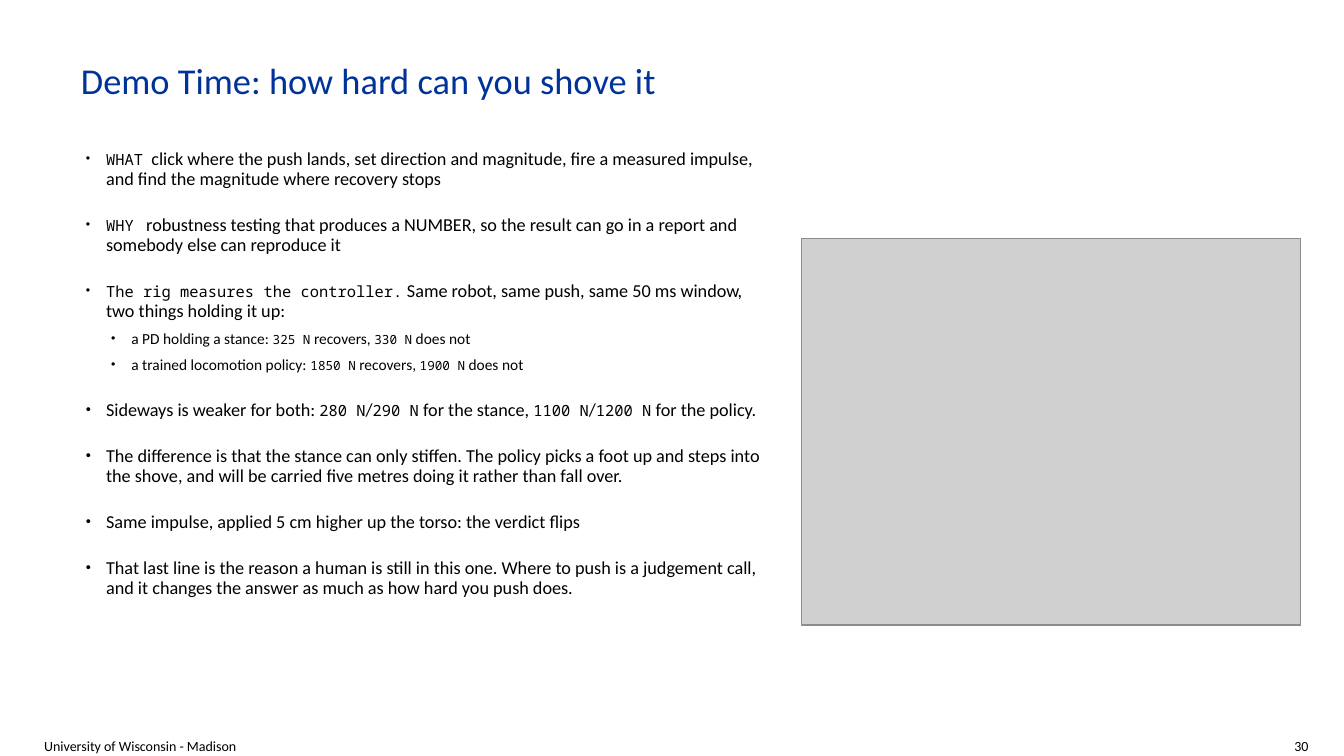
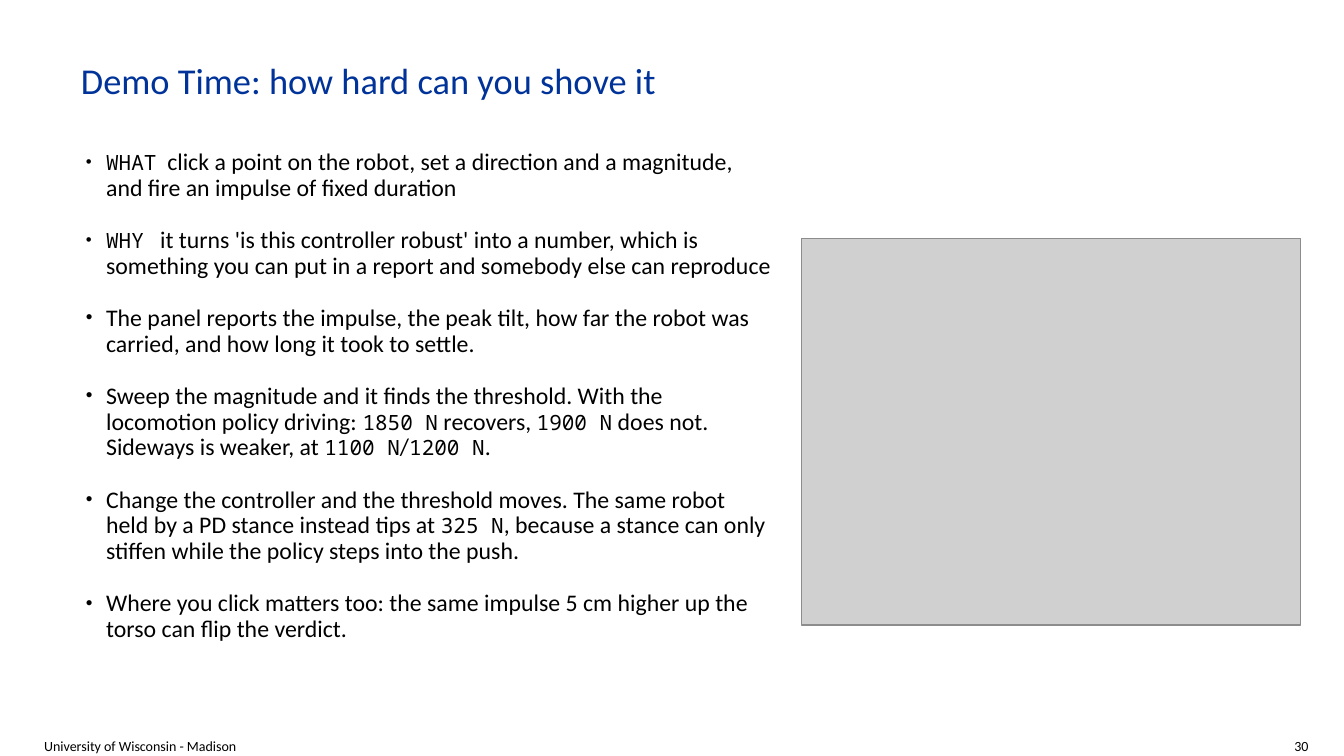
Before and after one commit to ksha23/chrono-hil-tutorial, a slide deck: slide 30 of tutorial_HIL_driver.pptx. Drawn at 1344x756 pixels with LibreOffice and Linux fonts; fonts in the diff are those of the drawing; grey boxes stand for pictures; background and template pictures are left out. Boxes give left, top, right and bottom in pixels: in the first picture for what was removed or moved away, otherwise in the second. Text is boxed around its words. In the diff, an @@ line names an element or a change of style, - is before the commit and + after.

Commit message:
Make the repo runnable from a clone, and say which command runs which demo
WHAT TO RUN IS NOW THE FIRST THING IN THE README: a table of the four demos in
the talk, the exact command for each, and what you do once it is open. Every
script answers --help, including tutorial_HIL_driver.py, which needed the check
placed above its imports because it has no __main__ guard and runs on import --
`--help` further down was never reached, it just launched the simulation.

VENDORED, so a clone runs without hunting for assets: the Go2 description and
its policy, and the Franka description. ASSETS.md records where each came from
and under what licence. The Go2's 25 MB of .dae originals are not kept -- Chrono
reads every mesh with a Wavefront parser, so they were converted to .obj and
the loader resolves to those; keeping both would have been 25 MB of files
nothing opens.

environment.yml replaces "it works in my conda env". Pinned to minor versions
rather than build strings so it resolves off macOS, with torch and the macOS-only
input packages as pip extras, since without torch the Go2 still runs on the
stance PD.

ARCHIVED, not deleted: the placement tool and the UDP console. Both work and
both answer a real question, they are just not in the talk. archive/README.md
says what each is. hil_place.py imports hil_manipulate, so it now adds the
parent directory to its own path and still runs from where it sits.

The two demo slides are descriptions of what the audience will see rather than
a record of what I learned building them. The push slide leads with what the
panel reports and what a sweep finds; the comparison between the policy and the
stance PD stays because it is the result the demo exists to produce, not a
war story.

```diff
--- a/tutorial_HIL_driver.pptx
+++ b/tutorial_HIL_driver.pptx
@@ text at <box>106,153,771,641</box>: text changed; size 13 to 17 pt @@
-• WHAT click where the push lands, set direction and magnitude, fire a measured impulse, and find the magnitude where recovery stops
-• WHY robustness testing that produces a NUMBER, so the result can go in a report and somebody else can reproduce it
-• The rig measures the controller. Same robot, same push, same 50 ms window, two things holding it up:
-  • a PD holding a stance: 325 N recovers, 330 N does not
-  • a trained locomotion policy: 1850 N recovers, 1900 N does not
-• Sideways is weaker for both: 280 N/290 N for the stance, 1100 N/1200 N for the policy.
-• The difference is that the stance can only stiffen. The policy picks a foot up and steps into the shove, and will be carried five metres doing it rather than fall over.
-• Same impulse, applied 5 cm higher up the torso: the verdict flips
-• That last line is the reason a human is still in this one. Where to push is a judgement call, and it changes the answer as much as how hard you push does.
+• WHAT click a point on the robot, set a direction and a magnitude, and fire an impulse of fixed duration
+• WHY it turns 'is this controller robust' into a number, which is something you can put in a report and somebody else can reproduce
+• The panel reports the impulse, the peak tilt, how far the robot was carried, and how long it took to settle.
+• Sweep the magnitude and it finds the threshold. With the locomotion policy driving: 1850 N recovers, 1900 N does not. Sideways is weaker, at 1100 N/1200 N.
+• Change the controller and the threshold moves. The same robot held by a PD stance instead tips at 325 N, because a stance can only stiffen while the policy steps into the push.
+• Where you click matters too: the same impulse 5 cm higher up the torso can flip the verdict.
```
Also in this commit, not shown: 3 other slides changed, 41 other files.
